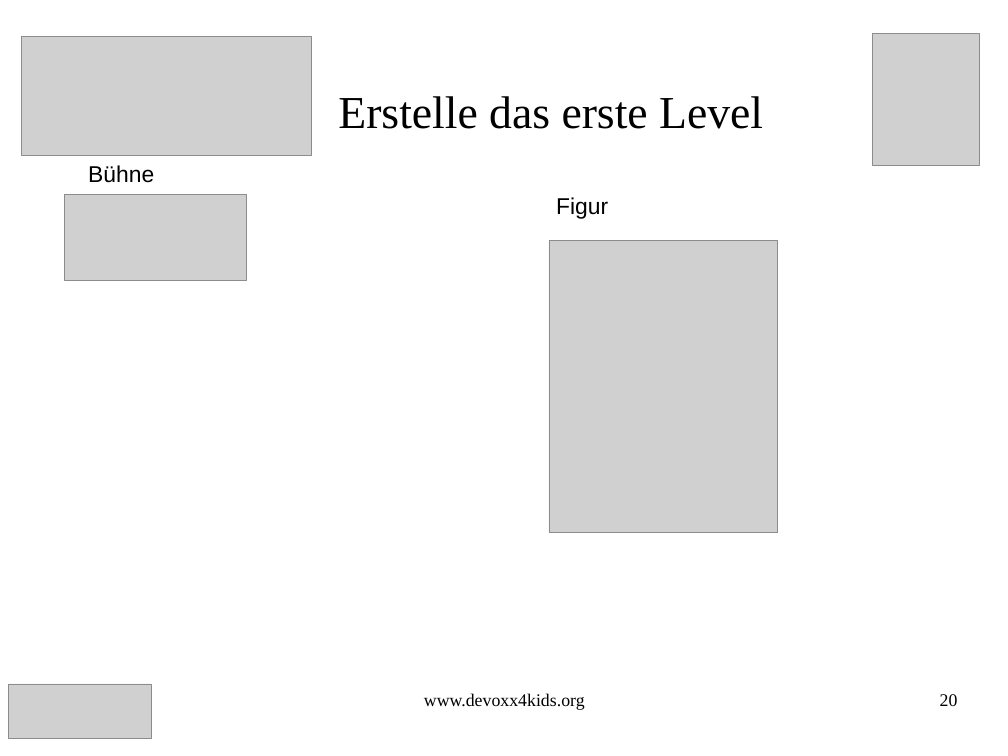
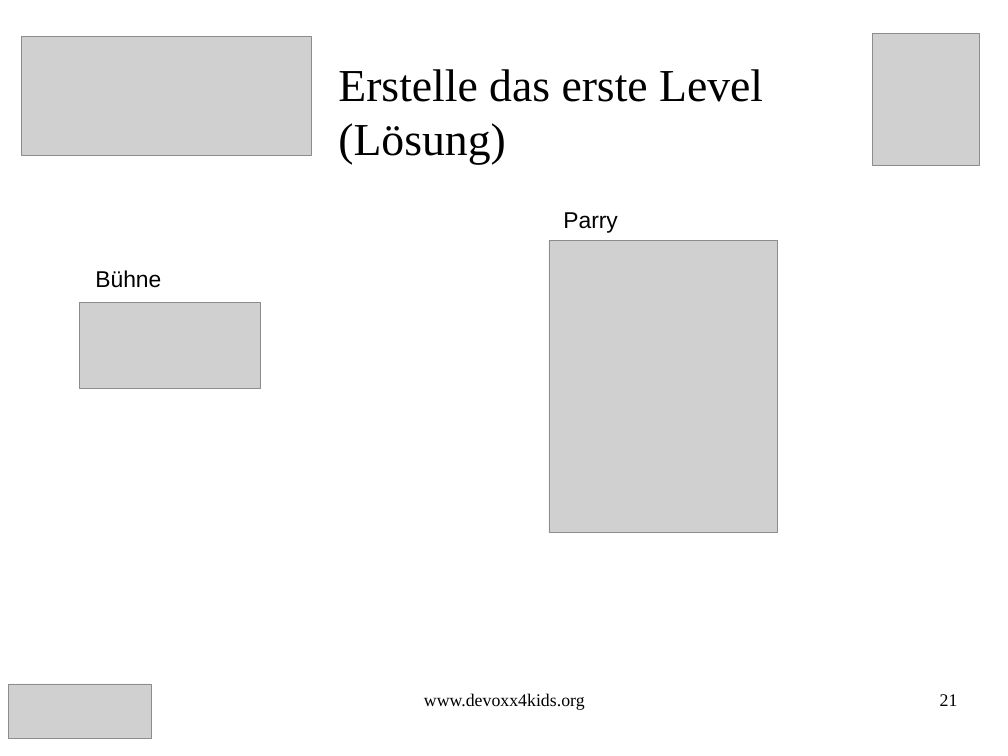
Before and after one commit to Devoxx4KidsDE/workshop-scratch, a slide deck: slide 21 of flyingBird/FlyingBird_Scratch_Aufgaben.odp (slide 20 before the commit). Drawn at 1008x756 pixels with LibreOffice and Linux fonts; fonts in the diff are those of the drawing; grey boxes stand for pictures. Boxes give left, top, right and bottom in pixels: in the first picture for what was removed or moved away, otherwise in the second. Text is boxed around its words. In the diff, an @@ line names an element or a change of style, - is before the commit and + after.

```diff
--- a/flyingBird/FlyingBird_Scratch_Aufgaben.odp
+++ b/flyingBird/FlyingBird_Scratch_Aufgaben.odp
@@ title at (338,69,763,165): text changed @@
-Erstelle das erste Level
+Erstelle das erste Level (Lösung)
@@ text removed at (556,197,608,219) @@
-Figur
@@ text added at (563,212,618,233), 18 pt, text #000000 @@
+Parry
@@ text "Bühne": place and size @@
-text "Bühne" at (88,165,154,183)
+text "Bühne" at (95,270,161,288)
@@ picture: place and size @@
-picture at (65,195,246,281)
+picture at (80,303,261,389)
@@ page number at (940,694,958,706): text changed @@
-20
+21
```
Also in this commit, not shown: 28 other slides changed, 4 slides added, 2 slides removed, 2 other files.
